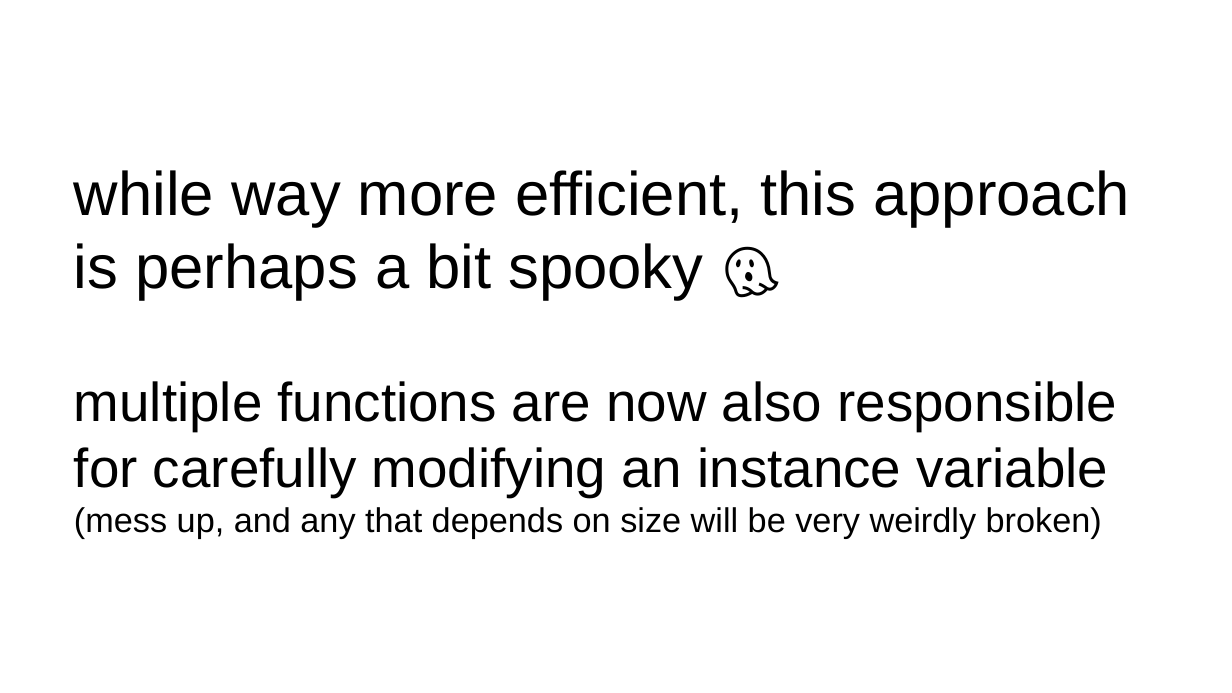
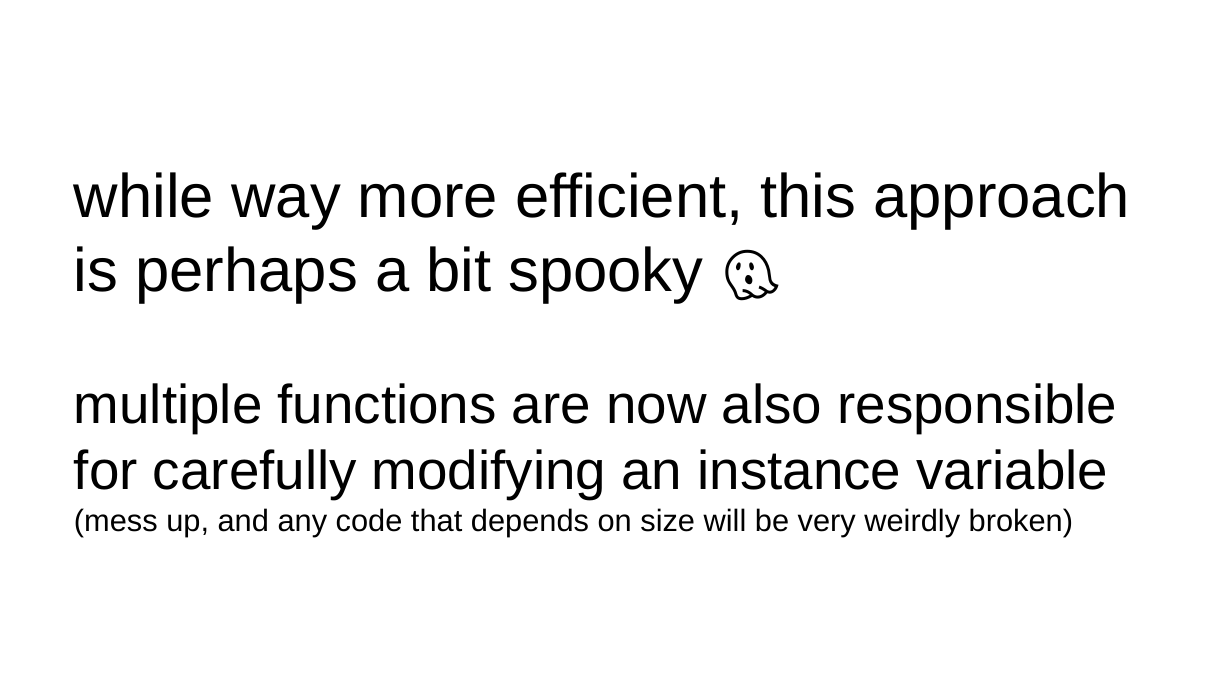
Before and after one commit to james-bern/CS136-SLIDES, a slide deck: slide 102 of WeekXX2.pptx (slide 100 before the commit). Drawn at 1232x693 pixels with LibreOffice and Linux fonts; fonts in the diff are those of the drawing. Boxes give left, top, right and bottom in pixels: in the first picture for what was removed or moved away, otherwise in the second. Text is boxed around its words. In the diff, an @@ line names an element or a change of style, - is before the commit and + after.

```diff
--- a/WeekXX2.pptx
+++ b/WeekXX2.pptx
@@ title at box(74, 172, 1130, 536): text changed @@
-while way more efficient, this approach is perhaps a bit spooky 👻
-multiple functions are now also responsible for carefully modifying an instance variable
-(mess up, and any that depends on size will be very weirdly broken)
+while way more efficient, this approach is perhaps a bit spooky 👻
+multiple functions are now also responsible for carefully modifying an instance variable
+(mess up, and any code that depends on size will be very weirdly broken)
```
Also in this commit, not shown: 10 other slides changed, 2 slides added, 1 other file.
